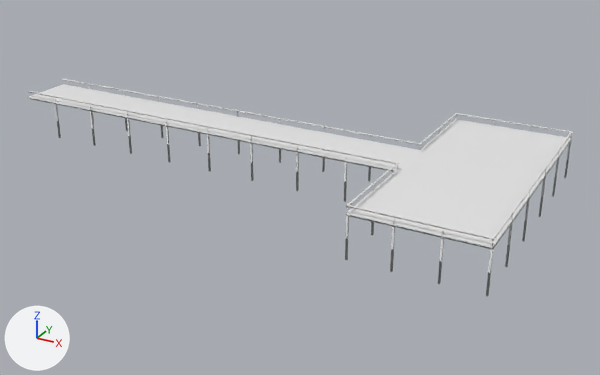
A saved change to the FBX model vongott/Assets/Mesh/Levels/awesome_island/awesome_island_dock_north.fbx.
One viewpoint serves both versions: a camera (50 mm lens) standing at (0.541, -1.183, 0.504) and looking at (-0.117, 0.012, -0.094). Lighting does not change. The marker at lower left points along +X, +Y and +Z. Where no turn or scale is listed for an object, it has been applied to the vertices.

In view in the first picture: 'north_dock'.
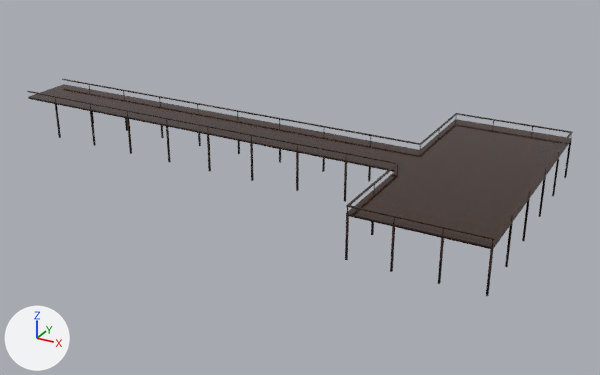
Pixel boxes [x1, y1, x2, y2] of what changed, in the pictures (600 x 375 px):
```json
{"object": "north_dock", "change": "recoloured", "before": [27, 79, 573, 296], "after": [27, 79, 573, 296]}
```

The change, as JSON lines over the scene's bpy script:
```json
{"op": "add", "block": "img_wood_boathousewood_d_texture__0_png", "code": ["img_wood_boathousewood_d_texture__0_png = load_image('wood.boathousewood_d(texture)_0.png', '../../../Textures/PlaceholderTex/CoreTexWood.utx/wood.boathousewood_d(texture)_0.png', 128, 256, 'sRGB')"]}
{"op": "add", "block": "mat_none__wood_boathousewood_d_texture__0_png", "code": ["mat_none__wood_boathousewood_d_texture__0_png = principled_material('None__wood_boathousewood_d_texture__0_png')", "mat_none__wood_boathousewood_d_texture__0_png.texture = img_wood_boathousewood_d_texture__0_png", "mat_none__wood_boathousewood_d_texture__0_png.roughness = 0.106"]}
{"block": "me_north_dock", "where": "me_north_dock.from_pydata(...)  # 564 vertices, 448 faces; spans x -0.7..0.3, y -0.23..0.23, z -0.03..0.056"}
{"op": "add", "block": "me_north_dock", "code": "me_north_dock.materials.append(mat_none__wood_boathousewood_d_texture__0_png)  # picture img_wood_boathousewood_d_texture__0_png"}
```
